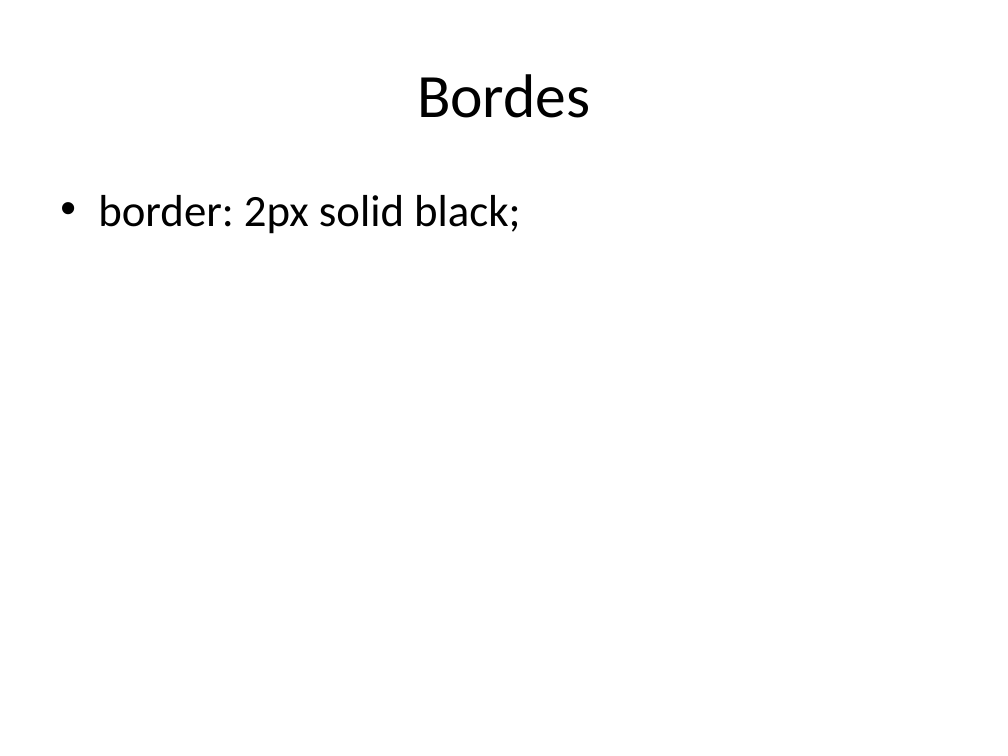
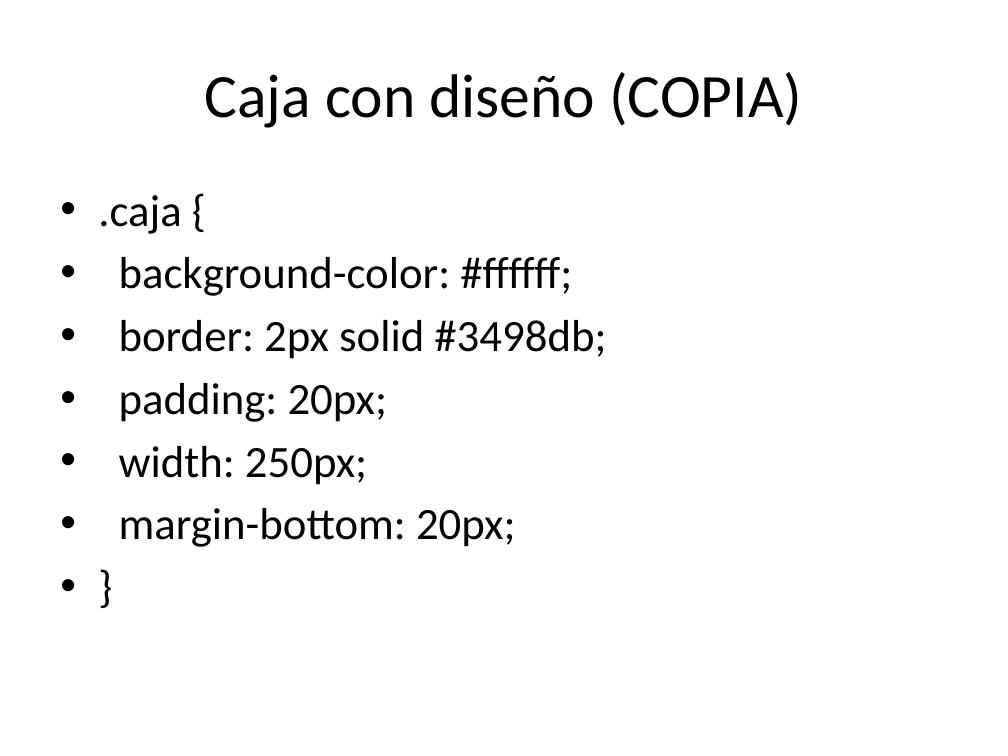
Before and after one commit to santillanlc/ImplementaPaginasWeb, a slide deck: slide 8 of Practica_CSS_Basico28-01-26.pptx (slide 16 before the commit). Drawn at 1008x756 pixels with LibreOffice and Linux fonts; fonts in the diff are those of the drawing. Boxes give left, top, right and bottom in pixels: in the first picture for what was removed or moved away, otherwise in the second. Text is boxed around its words. In the diff, an @@ line names an element or a change of style, - is before the commit and + after.

```diff
--- a/Practica_CSS_Basico28-01-26.pptx
+++ b/Practica_CSS_Basico28-01-26.pptx
@@ title at (205,72,802,128): text changed @@
-Bordes
+Caja con diseño (COPIA)
@@ text at (98,195,606,547): text changed @@
-• border: 2px solid black;
+• .caja {
+• background-color: #ffffff;
+• border: 2px solid #3498db;
+• padding: 20px;
+• width: 250px;
+• margin-bottom: 20px;
+• }
```
Also in this commit, not shown: 9 other slides changed, 4 slides added, 11 slides removed.
